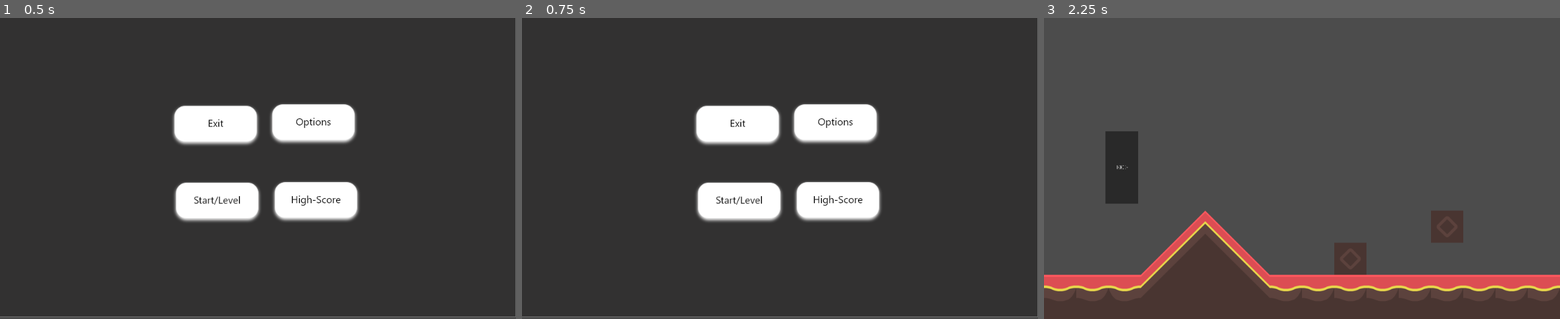
Above: before the commit, frames 1-3 (left to right).
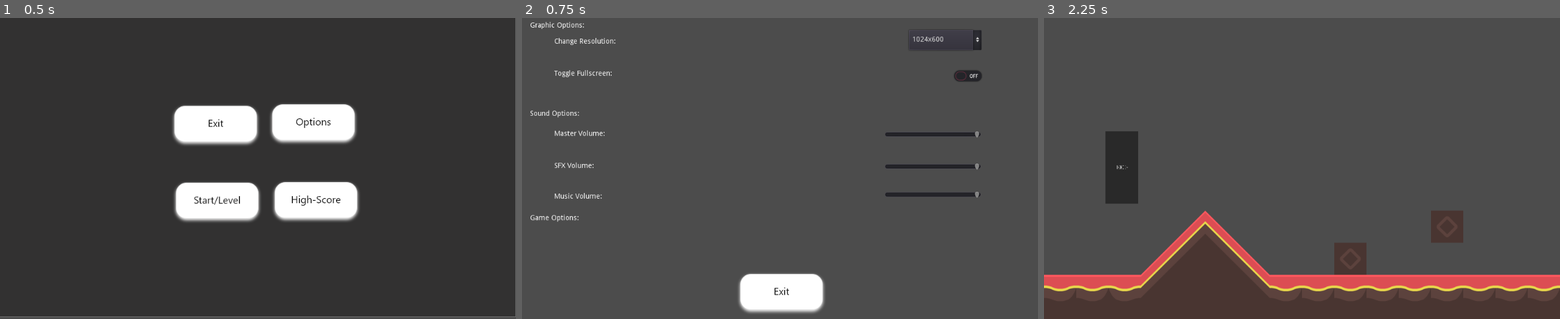
Above: after the commit, the same moments.

Repository: INF19IT2/2d-Jump-n-Run-SE
Game: Godot game, scene res://Scenes/MainScene/MainScene.tscn
The game is run twice, just before and just after one commit, with the same random seed, the same clock (stepped at 60 frames per second) and the same inputs.
Inputs (mouse positions are in pixels of both pictures, inside the frame that each line leads up to):
- Up to frame 1 (0.5 s): no input
- Up to frame 2 (0.75 s): click (836, 123) at 0.5 s
- Up to frame 3 (2.25 s): click (1302, 294) at 1.27 s; click (1260, 201) at 2 s

Frame 1 is identical in both runs. In frame 2, 96% of the frame differs, in the area x 0-100%, y 0-100%; in frame 3, nothing differs.

Commit message:
Added back to Menu button and Option Button in Main menu

Diff:
--- a/2d-Jump-n-Run-SE/Scenes/MainScene/MainScene.tscn
+++ b/2d-Jump-n-Run-SE/Scenes/MainScene/MainScene.tscn
@@ -58,4 +58,5 @@
 "_edit_use_anchors_": false
 }
 [connection signal="pressed" from="ExitButton" to="." method="_on_ExitButton_pressed"]
+[connection signal="pressed" from="OptionsButton" to="." method="_on_OptionsButton_pressed"]
 [connection signal="pressed" from="StartLevelButton" to="." method="_on_StartLevelButton_pressed"]
--- a/2d-Jump-n-Run-SE/Scenes/Options/OptionsMenu.tscn
+++ b/2d-Jump-n-Run-SE/Scenes/Options/OptionsMenu.tscn
@@ -1,6 +1,7 @@
-[gd_scene load_steps=2 format=2]
+[gd_scene load_steps=3 format=2]
 
 [ext_resource path="res://Scripts/Options/Options.gd" type="Script" id=1]
+[ext_resource path="res://imagesFiles/Main_Scene/Exit_Button.png" type="Texture" id=2]
 
 [node name="Options" type="TextureRect"]
 anchor_right = 1.0
@@ -169,11 +170,11 @@
 }
 
 [node name="GameOptions" type="Control" parent="."]
-anchor_top = 0.747
-anchor_right = 1.0
-anchor_bottom = 0.747
-margin_top = -0.200012
-margin_bottom = 151.8
+anchor_top = 0.653
+anchor_right = 1.0
+anchor_bottom = 0.653
+margin_top = 0.199982
+margin_bottom = 152.2
 __meta__ = {
 "_edit_use_anchors_": false
 }
@@ -187,5 +188,17 @@
 margin_right = 0.127975
 margin_bottom = 0.0400286
 text = "Game Options:"
+
+[node name="TextureButton" type="TextureButton" parent="."]
+anchor_left = 0.414
+anchor_top = 0.84
+anchor_right = 0.592
+anchor_bottom = 0.84
+margin_left = 0.0639648
+margin_top = -3.05176e-05
+margin_right = -0.208008
+margin_bottom = 90.0
+texture_normal = ExtResource( 2 )
 [connection signal="item_selected" from="GraphicOptions/ResolutionOptions" to="." method="_on_ResolutionOptions_item_selected"]
 [connection signal="toggled" from="GraphicOptions/CheckButton" to="." method="_on_CheckButton_toggled"]
+[connection signal="pressed" from="TextureButton" to="." method="_on_TextureButton_pressed"]
--- a/2d-Jump-n-Run-SE/Scripts/MainScene_Interaction/MainScene.gd
+++ b/2d-Jump-n-Run-SE/Scripts/MainScene_Interaction/MainScene.gd
@@ -24,3 +24,8 @@
 func _on_StartLevelButton_pressed():
 	get_tree().change_scene("res://Scenes/First_Level/First_Level.tscn")
 	pass # Replace with function body.
+
+
+
+func _on_OptionsButton_pressed():
+	get_tree().change_scene("res://Scenes/Options/OptionsMenu.tscn")
--- a/2d-Jump-n-Run-SE/Scripts/Options/Options.gd
+++ b/2d-Jump-n-Run-SE/Scripts/Options/Options.gd
@@ -27,3 +27,7 @@
 	else:
 		OS.window_size = resolutions[0]
 	OS.window_borderless = button_pressed
+
+
+func _on_TextureButton_pressed():
+	get_tree().change_scene("res://Scenes/MainScene/MainScene.tscn")
